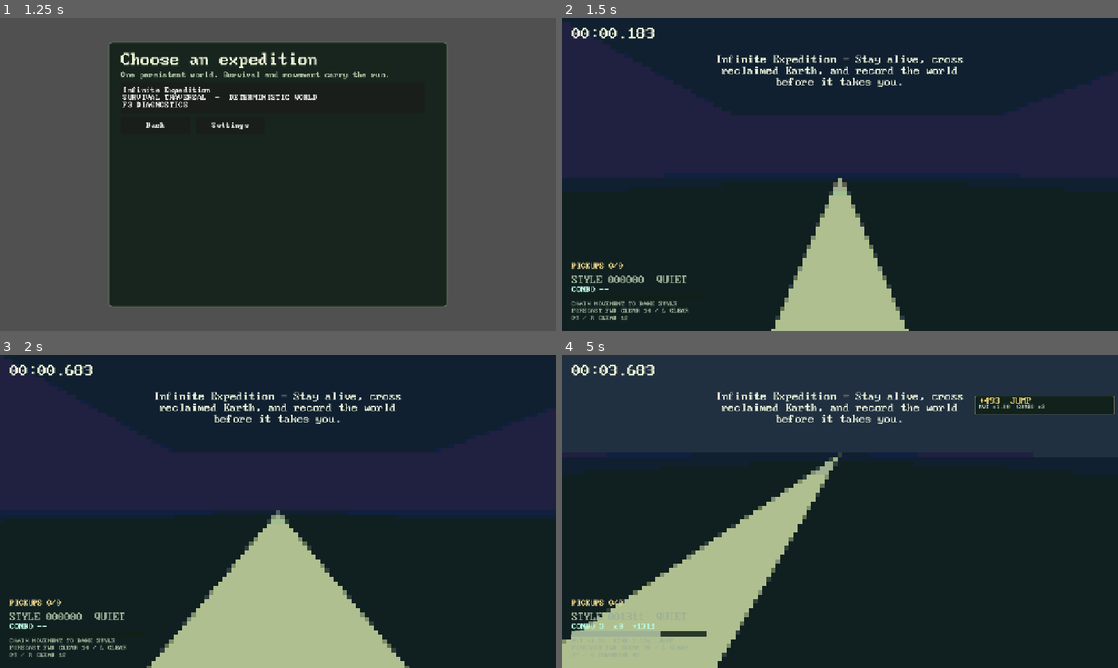
Above: before the commit, frames 1-4 (two rows, left to right).
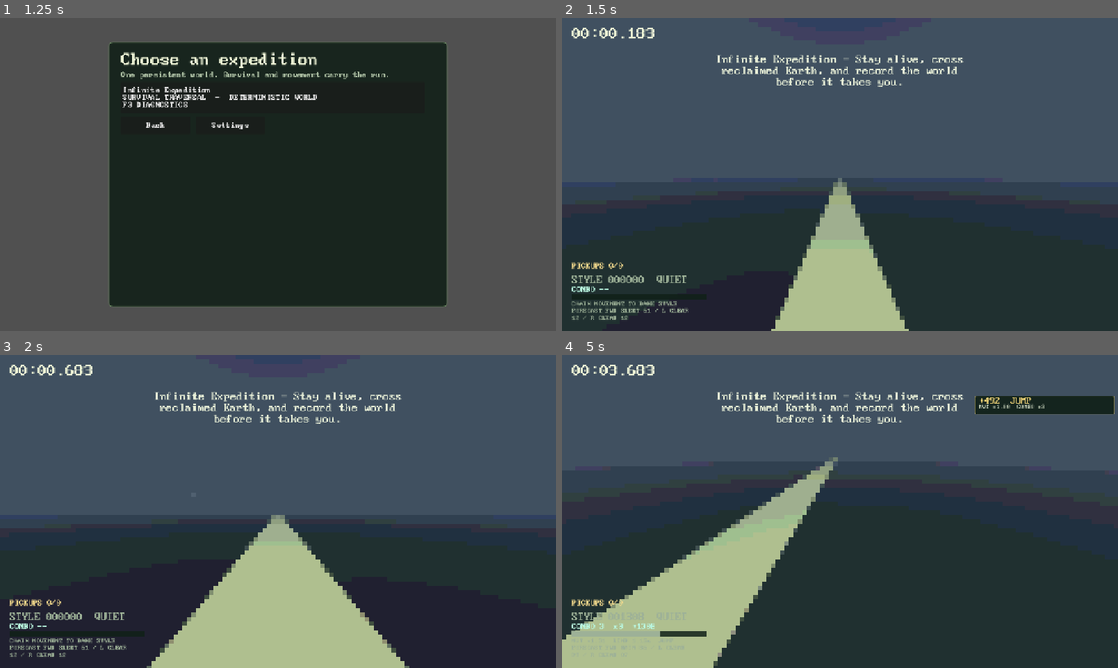
Above: after the commit, the same moments.

Repository: gongahkia/hot-cross-buns
Game: Godot game, scene res://scenes/main.tscn
The game is run twice, just before and just after one commit, with the same random seed, the same clock (stepped at 60 frames per second) and the same inputs.
Inputs (mouse positions are in pixels of both pictures, inside the frame that each line leads up to):
- Up to frame 1 (1.25 s): click "Choose a journey" at 0.5 s
- Up to frame 2 (1.5 s): click "Infinite Expedition SURVIVAL …" at 1.25 s
- Up to frame 3 (2 s): no input
- Up to frame 4 (5 s): tap Enter at 2 s; move the mouse to (867, 511) at 2.02 s; hold E (grapple) 2.03-2.78 s; hold W (move_forward) from 2.03 s (still down); click (867, 511) at 2.17 s; tap Space (jump) at 2.27, 3.02, 4.52 s; move the mouse to (812, 511) at 2.77 s; tap 7 (build_platform) at 2.85 s; tap E (grapple) at 3.05, 4.55 s; move the mouse to (851, 505) at 3.52 s; hold E (grapple) 3.53-4.28 s; tap 6 (build_shelter) at 3.6 s; move the mouse to (834, 517) at 4.27 s; tap 2 (collect_water) at 4.35 s; click (834, 517) at 4.42 s

Frame 1 is identical in both runs. In frame 2, 65% of the frame differs, in the area x 0-100%, y 0-97%; in frame 3, 58%; in frame 4, 51%.

Commit message:
validate megastructure recovery volumes

Diff:
--- a/scripts/world_megastructure_generator.gd
+++ b/scripts/world_megastructure_generator.gd
@@ -7,7 +7,7 @@
 const ROUTE_VALIDATOR := preload("res://scripts/world_megastructure_route_validator.gd")
 
 const MEGACELL_SIZE := 4096
-const DESCRIPTOR_SCHEMA_VERSION := 3
+const DESCRIPTOR_SCHEMA_VERSION := 4
 const ARCHETYPE_ID := "ruined_transcontinental_spine"
 const ARCHETYPE_VERSION := 1
 const GENERATOR_SCHEMA_VERSION := GENERATION_IDENTITY.GENERATOR_SCHEMA_VERSION
@@ -93,6 +93,7 @@
 	descriptor["canonical_hash"] = HASH.canonical_hash(descriptor)
 	assert(bool(ROUTE_VALIDATOR.validate_baseline_entry(descriptor).get("valid", false)), "generated megastructure baseline entry route is invalid")
 	assert(bool(ROUTE_VALIDATOR.validate_expressive_route(descriptor).get("valid", false)), "generated megastructure expressive route is invalid")
+	assert(bool(ROUTE_VALIDATOR.validate_recovery_volumes(descriptor).get("valid", false)), "generated megastructure recovery volumes are invalid")
 	return descriptor
 
 func _axis(megacell: Vector3i) -> Vector3i:
@@ -136,7 +137,7 @@
 	var launch := start + transverse * 18
 	var landing := launch + direction * 18
 	var anchor := (launch + landing) / 2 + Vector3i(0, ROUTE_VALIDATOR.GRAPPLE_ANCHOR_HEIGHT, 0)
-	return _route(route_prefix + ":grapple_shortcut", "expressive", "grapple", launch, landing, [], false, {"anchor": _point(anchor), "required_ability": "grapple"})
+	return _route(route_prefix + ":grapple_shortcut", "expressive", "grapple", launch, landing, [], false, {"anchor": _point(anchor), "recovery_required": true, "recovery_volume": _recovery_volume(landing), "required_ability": "grapple"})
 
 func _survival_detour(route_prefix: String, start: Vector3i, finish: Vector3i, transverse: Vector3i, rng: WorldRng) -> Dictionary:
 	var side := -1 if rng.next_range(0, 1) == 0 else 1
@@ -162,6 +163,9 @@
 		route[key] = extras[key]
 	return route
 
+func _recovery_volume(landing: Vector3i) -> Dictionary:
+	return _bounds([landing - Vector3i(4, 0, 4), landing + Vector3i(4, 0, 4)], 0, 4)
+
 func _bounds(points: Array, min_y_offset: int, max_y_offset: int) -> Dictionary:
 	assert(not points.is_empty(), "bounds need points")
 	var minimum: Vector3i = points[0]
--- a/scripts/world_megastructure_generator_test.gd
+++ b/scripts/world_megastructure_generator_test.gd
@@ -6,11 +6,11 @@
 const SEED := 20260731
 const CELLS := [Vector3i(-2, 0, 1), Vector3i(-1, 0, -3), Vector3i(0, 0, 0), Vector3i(4, 0, -2), Vector3i(7, 0, 5)]
 const EXPECTED_HASHES := {
-	"-2:0:1": "1cfe9f4acfe4e653e2a42356ad2aee253d809a60f054641ada9bceefdc1d896c",
-	"-1:0:-3": "b9edb806c989bcbccbcf21f65584f668199143b76ff2b5625fffed821d9fc280",
-	"0:0:0": "4ca4d2f38db7003693de6bd0caf2e19b91aafe7cde35191dcd94febc8a38283c",
-	"4:0:-2": "928055d1873c84321ccac1282b538671fa9474a3238b2ea9f10e756f566c743b",
-	"7:0:5": "41298cc5264bfd28fbb57da95caa4466a575afa506129a1192aa74b6d27994e2",
+	"-2:0:1": "1c9193a686f5159e03bb0ed13ddf33fb95eb96cf40e9f6f4575bebc8b33f02fd",
+	"-1:0:-3": "b88f69e112fe4e16964bf7d18e10f0b2a57d145ce11e0774e0b7df935de2637f",
+	"0:0:0": "8ff2122ff4861807f2d28080534a815a8e435e50121aa380bd861c9ef48e998a",
+	"4:0:-2": "1a40337587da54e79f047adf9edec4c2335ba88b27a02f0d4eb0055d8da936f6",
+	"7:0:5": "aa542a74bacd04200bfeb7d8e2928261ef6b03353a2d9cf7ca8391f802e80b91",
 }
 var failed := false
 
@@ -47,12 +47,12 @@
 	var routes: Array = descriptor.get("routes", [])
 	var reveals: Array = descriptor.get("reveals", [])
 	var interior: Dictionary = descriptor.get("interior", {})
-	_expect(str(descriptor.type) == "megastructure" and str(ide …(103 unchanged characters)… (identity.descriptor_schema_version) == 3 and str(identity.generator_schema_versi …(200 unchanged characters)…
+	_expect(str(descriptor.type) == "megastructure" and str(ide …(103 unchanged characters)… (identity.descriptor_schema_version) == 4 and str(identity.generator_schema_versi …(200 unchanged characters)…
 	_expect(str(interior.terrain_mode) == "flat_enclosed_floor" and int(interior.floor_y) == 24 and int(interior.ceiling_y) == 100, "interior floor contract drifted")
 	_expect(str(entry.entry_type) == "elevated_spine_underpass" and (entry.approach_anchor as Array).size() == 3 and (entr …(290 unchanged characters)…
 	_expect(routes.size() == 3 and _route_exists(routes, "baseline", "walk", true) and _route_exists(routes, "expressive", "grapple", false) and _route_exists(routes, "survival", "walk", false) and str(routes[0].sector_id).ends_with(":sector"), "opening route descriptor contract drifted")
 	var expressive := _route_by_class(routes, "expressive")
-	_expect((expressive.waypoints as Array).is_empty() and (expressive.anchor as Array).size() == 3 and str(expressive.required_ability) == "grapple", "expressive grapple descriptor contract drifted")
+	_expect((expressive.waypoints as Array).is_empty() and (expressive.anchor as Array).size() == 3 and str(expressive.required_ability) == "grapple" and bool(expressive.recovery_required) and (expressive.recovery_volume as Dictionary).has_all(["min", "max"]), "expressive grapple descriptor contract drifted")
 	var survival := _route_by_class(routes, "survival")
 	_expect(str(survival.survival_opportunity) == "warm_utility_refuge" and int(survival.shelter_basis_points) > 0 and int(survival.exposure_reduction_basis_points) > 0 and int(survival.warmth_recovery_basis_points) > 0, "survival detour lost warmth/shelter/exposure contract")
 	_expect(reveals.size() == 1 and str(reveals[0].reveal_type) == "transcontinental_spine_continuation" and int(reveals[0].minimum_visibility_distance) >= 1024, "initial reveal descriptor contract drifted")
--- a/scripts/world_megastructure_route_validator.gd
+++ b/scripts/world_megastructure_route_validator.gd
@@ -6,7 +6,10 @@
 const SCHEMA := "megastructure-route-envelope/v2"
 const BASELINE_ENTRY_SCHEMA := "megastructure-baseline-entry-validation/v1"
 const EXPRESSIVE_ROUTE_SCHEMA := "megastructure-expressive-route-validation/v1"
+const RECOVERY_VOLUME_SCHEMA := "megastructure-recovery-volume-validation/v1"
 const GRAPPLE_ANCHOR_HEIGHT := 12
+const RECOVERY_HORIZONTAL_CLEARANCE := 2.0
+const RECOVERY_HEADROOM := 2.0
 const MODE_IDS := ["walk", "jump", "double_jump", "dash", "slide", "wall_run", "grapple", "glide", "drop"]
 
 static func envelopes() -> Dictionary:
@@ -114,6 +117,38 @@
 		issues.append("expressive_anchor_height")
 	return _expressive_result(route_id, issues)
 
+static func validate_recovery_volumes(descriptor: Dictionary) -> Dictionary:
+	var issues: Array = []
+	var required_count := 0
+	var interior: Dictionary = descriptor.get("interior", {})
+	var floor_y := float(interior.get("floor_y", 0))
+	if str(interior.get("terrain_mode", "")) != "flat_enclosed_floor":
+		issues.append("recovery_ground_support")
+	for route: Dictionary in descriptor.get("routes", []):
+		if not bool(route.get("recovery_required", false)):
+			continue
+		required_count += 1
+		var path := _route_path(route, issues)
+		if path.size() < 2:
+			issues.append("recovery_route_path_invalid")
+			continue
+		var bounds: Dictionary = route.get("recovery_volume", {})
+		if not _valid_bounds(bounds):
+			issues.append("recovery_volume_invalid")
+			continue
+		var minimum := _point(bounds.min)
+		var maximum := _point(bounds.max)
+		var landing: Vector3 = path[path.size() - 1]
+		if not _point_in_bounds(landing, minimum, maximum):
+			issues.append("recovery_landing_missing")
+		if minimum.x > landing.x - RECOVERY_HORIZONTAL_CLEARANCE or maximum.x < landing.x + RECOVERY_HORIZONTAL_CLEARANCE or minimum.z > landing.z - RECOVERY_HORIZONTAL_CLEARANCE or maximum.z < landing.z + RECOVERY_HORIZONTAL_CLEARANCE:
+			issues.append("recovery_landing_clearance")
+		if not is_equal_approx(minimum.y, floor_y) or landing.y != floor_y or maximum.y < floor_y + RECOVERY_HEADROOM:
+			issues.append("recovery_ground_support")
+	if required_count == 0:
+		issues.append("recovery_volume_missing")
+	return _recovery_result(issues)
+
 static func _ground(id: String, max_slope_degrees: float) -> Dictionary:
 	return {"id":id,"max_drop":0.0,"max_horizontal":0.0,"max_rise":0.0,"max_slope_degrees":max_slope_degrees,"requires_ground":true,"unbounded_horizontal":true}
 
@@ -168,6 +203,16 @@
 			return true
 	return false
 
+static func _valid_bounds(bounds: Dictionary) -> bool:
+	if not _is_point(bounds.get("min", [])) or not _is_point(bounds.get("max", [])):
+		return false
+	var minimum := _point(bounds.min)
+	var maximum := _point(bounds.max)
+	return minimum.x < maximum.x and minimum.y < maximum.y and minimum.z < maximum.z
+
+static func _point_in_bounds(point: Vector3, minimum: Vector3, maximum: Vector3) -> bool:
+	return point.x >= minimum.x and point.x <= maximum.x and point.y >= minimum.y and point.y <= maximum.y and point.z >= minimum.z and point.z <= maximum.z
+
 static func _segment_intersects_bounds(start: Vector3, finish: Vector3, minimum: Vector3, maximum: Vector3) -> bool:
 	var lower := 0.0
 	var upper := 1.0
@@ -205,3 +250,6 @@
 
 static func _expressive_result(route_id: String, issues: Array) -> Dictionary:
 	return {"issues":issues,"route_id":route_id,"schema":EXPRESSIVE_ROUTE_SCHEMA,"valid":issues.is_empty()}
+
+static func _recovery_result(issues: Array) -> Dictionary:
+	return {"issues":issues,"schema":RECOVERY_VOLUME_SCHEMA,"valid":issues.is_empty()}
--- a/scripts/world_megastructure_route_validator_test.gd
+++ b/scripts/world_megastructure_route_validator_test.gd
@@ -16,6 +16,7 @@
 	_assert_conservative_limits()
 	_assert_baseline_entry_validation()
 	_assert_expressive_route_validation()
+	_assert_recovery_volume_validation()
 	var copy := VALIDATOR.envelope("jump")
 	copy["max_horizontal"] = 999.0
 	_expect(float(VALIDATOR.envelope("jump").get("max_horizontal", 0.0)) == 6.0 and VALIDATOR.envelope("missing").is_empty(), "route envelope isolation drifted")
@@ -100,6 +101,19 @@
 			break
 	_expect(compiled_anchor == expressive.get("anchor", []), "expressive route anchor was lost during chunk compilation")
 
+func _assert_recovery_volume_validation() -> void:
+	var generator := GENERATOR.new(20260731)
+	for cell: Vector3i in [Vector3i(-2, 0, 1), Vector3i(-1, 0, -3), Vector3i.ZERO, Vector3i(4, 0, -2), Vector3i(7, 0, 5)]:
+		var validation := VALIDATOR.validate_recovery_volumes(generator.generate(cell))
+		_expect(str(validation.get("schema", "")) == VALIDATOR.RECOVERY_VOLUME_SCHEMA and bool(validation.get("valid", false)) and (validation.get("issues", []) as Array).is_empty(), "generated recovery volume is invalid")
+	var missing_volume := generator.generate(Vector3i.ZERO).duplicate(true)
+	(missing_volume.routes[1] as Dictionary).erase("recovery_volume")
+	_expect("recovery_volume_invalid" in VALIDATOR.validate_recovery_volumes(missing_volume).get("issues", []), "required recovery volume was accepted when absent")
+	var cramped_volume := generator.generate(Vector3i.ZERO).duplicate(true)
+	((cramped_volume.routes[1] as Dictionary).recovery_volume as Dictionary)["min"] = [0, 24, 0]
+	((cramped_volume.routes[1] as Dictionary).recovery_volume as Dictionary)["max"] = [1, 25, 1]
+	_expect("recovery_landing_missing" in VALIDATOR.validate_recovery_volumes(cramped_volume).get("issues", []), "recovery volume without landing was accepted")
+
 func _expect(condition: bool, message: String) -> void:
 	if condition:
 		return
Not shown, changed: TODO_MEGASTRUCTURE.md
Not shown, changed: docs/megastructure-descriptor-contract.md
Not shown, changed: docs/megastructure-route-validation.md
